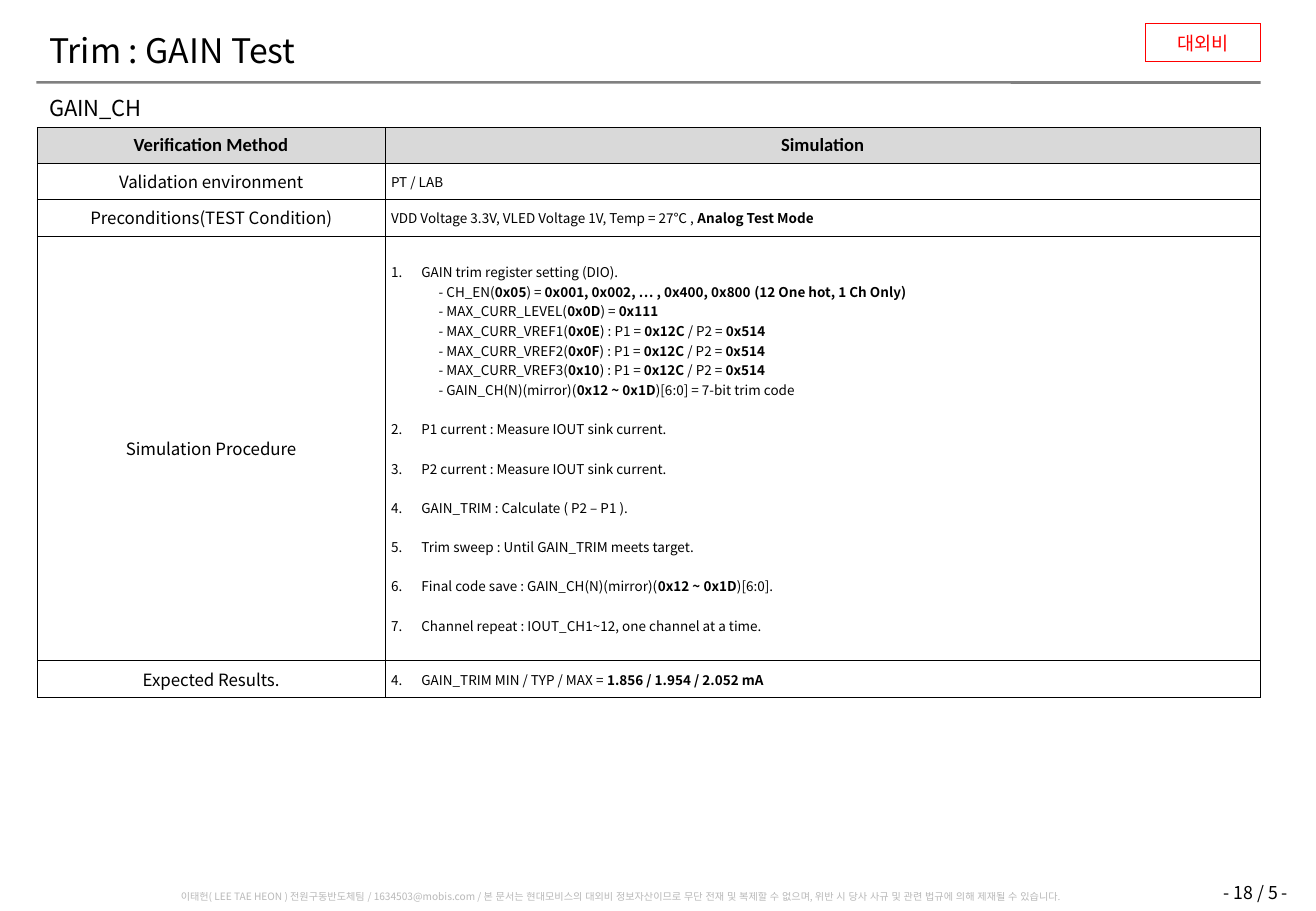
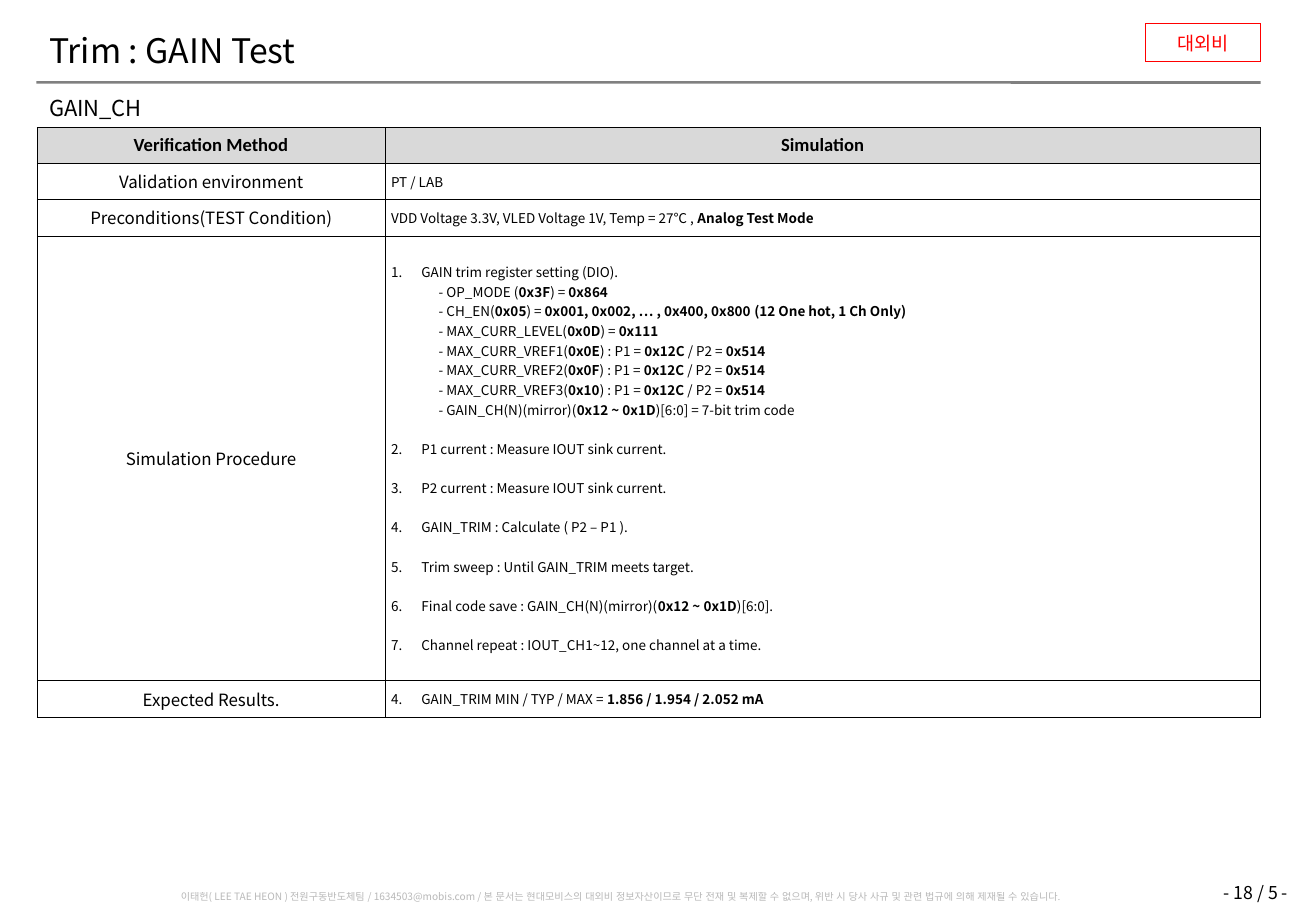
Before and after one commit to oio9595/Global_Technologies_FW, a slide deck: slide 19 of ID601/Jig/ID601_ES/Docs/GT/ID601_Test_Plan_MOBIS_261015.pptx. Drawn at 1316x911 pixels with LibreOffice and Linux fonts; fonts in the diff are those of the drawing; background and template pictures are left out. Boxes give left, top, right and bottom in pixels: in the first picture for what was removed or moved away, otherwise in the second. Text is boxed around its words. In the diff, an @@ line names an element or a change of style, - is before the commit and + after.

```diff
--- a/ID601/Jig/ID601_ES/Docs/GT/ID601_Test_Plan_MOBIS_261015.pptx
+++ b/ID601/Jig/ID601_ES/Docs/GT/ID601_Test_Plan_MOBIS_261015.pptx
@@ table at [38, 128, 1261, 714] @@
-row 4, column 2: GAIN trim register setting (DIO). - CH_EN(0x05) = 0x001, 0x002, … , 0x400, 0x800 (12 One hot, 1 Ch Only) - MAX_CURR_LEVEL(0x0D) = 0x111 - MAX_CURR_VREF1(0x0E) : P1 = 0x12C / P2 = 0x514 - MAX_CURR_VREF2(0x0F) : P1 = 0x12C / P2 = 0x514 - MAX_CURR_VREF3(0x10) : P1 = 0x12C / P2 = 0x514 - GAIN_CH(N)(mirror)(0x12 ~ 0x1D)[6:0] = 7-bit trim code / P1 current : Measure IOUT sink current. / P2 current : Measure IOUT sink current. / GAIN_TRIM : Calculate ( P2 – P1 ). / Trim sweep : Until GAIN_TRIM meets target. / Final code save : GAIN_CH(N)(mirror)(0x12 ~ 0x1D)[6:0]. / Channel repeat : IOUT_CH1~12, one channel at a time.
+row 4, column 2: GAIN trim register setting (DIO). - OP_MODE (0x3F) = 0x864 - CH_EN(0x05) = 0x001, 0x002, … , 0x400, 0x800 (12 One hot, 1 Ch Only) - MAX_CURR_LEVEL(0x0D) = 0x111 - MAX_CURR_VREF1(0x0E) : P1 = 0x12C / P2 = 0x514 - MAX_CURR_VREF2(0x0F) : P1 = 0x12C / P2 = 0x514 - MAX_CURR_VREF3(0x10) : P1 = 0x12C / P2 = 0x514 - GAIN_CH(N)(mirror)(0x12 ~ 0x1D)[6:0] = 7-bit trim code / P1 current : Measure IOUT sink current. / P2 current : Measure IOUT sink current. / GAIN_TRIM : Calculate ( P2 – P1 ). / Trim sweep : Until GAIN_TRIM meets target. / Final code save : GAIN_CH(N)(mirror)(0x12 ~ 0x1D)[6:0]. / Channel repeat : IOUT_CH1~12, one channel at a time.
```
Also in this commit, not shown: 1 other slide changed, 11 other files.
